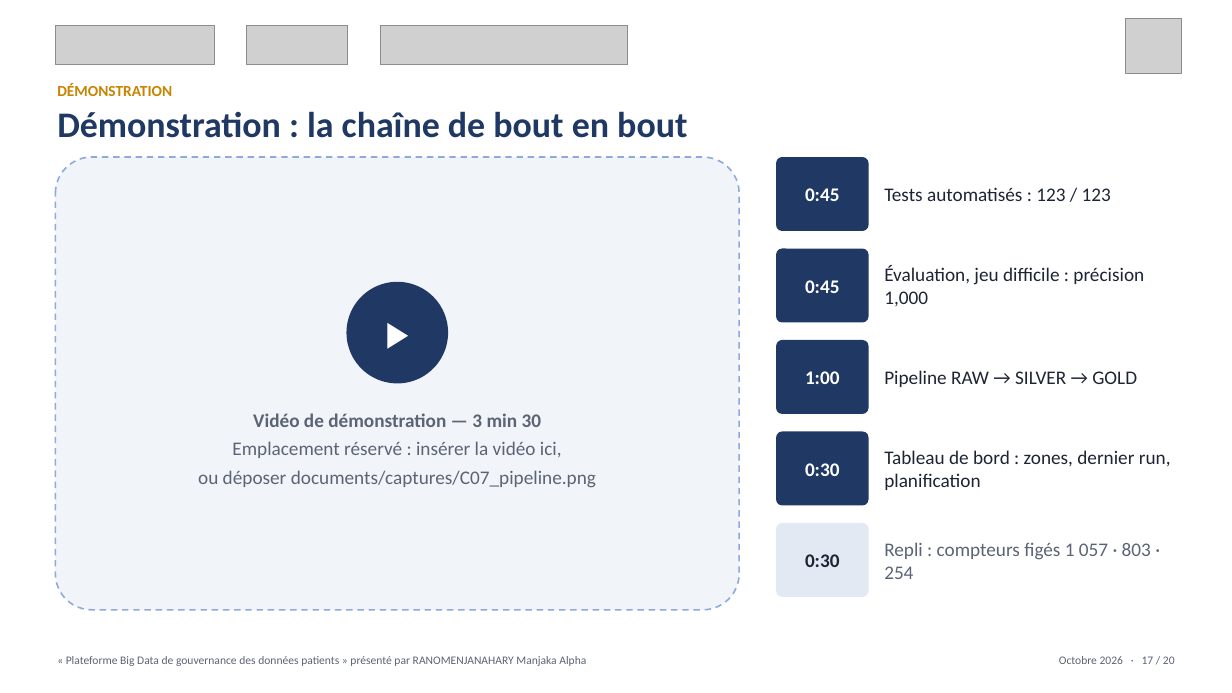
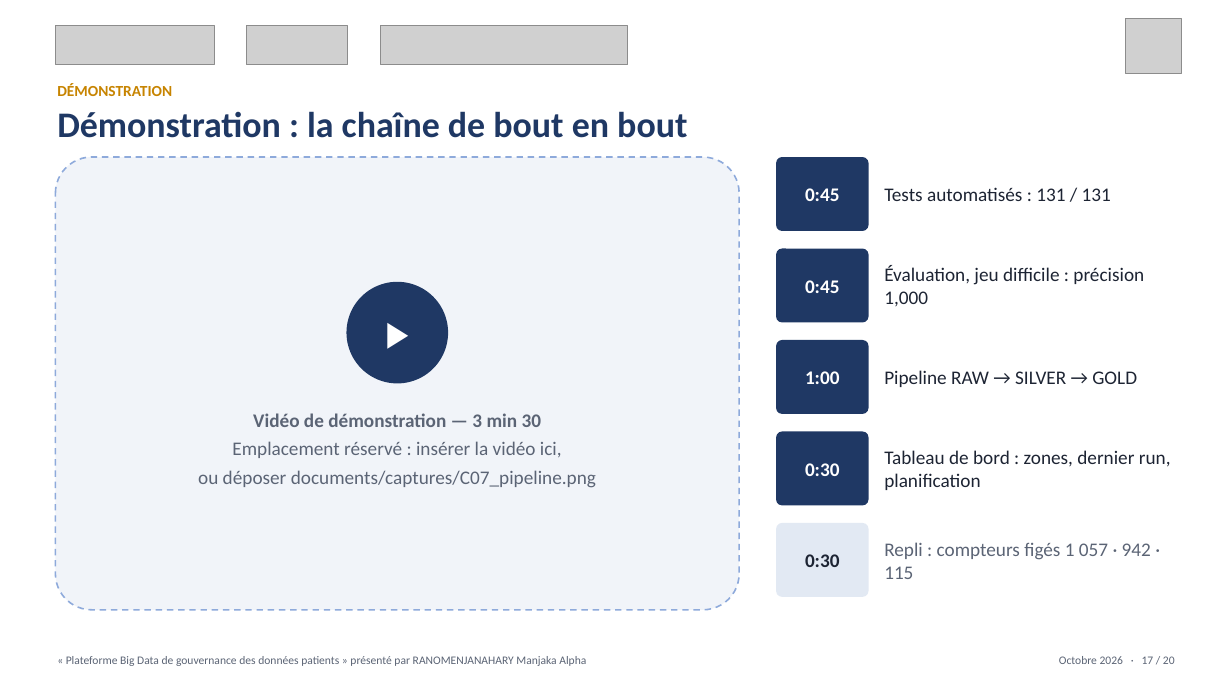
Before and after one commit to Alphamanjaka/test-big-data, a slide deck: slide 17 of documents/slide_soutenance/Soutenance_M2_MBDS_RANOMENJANAHARY.pptx. Drawn at 1232x693 pixels with LibreOffice and Linux fonts; fonts in the diff are those of the drawing; grey boxes stand for pictures. Boxes give left, top, right and bottom in pixels: in the first picture for what was removed or moved away, otherwise in the second. Text is boxed around its words. In the diff, an @@ line names an element or a change of style, - is before the commit and + after.

```diff
--- a/documents/slide_soutenance/Soutenance_M2_MBDS_RANOMENJANAHARY.pptx
+++ b/documents/slide_soutenance/Soutenance_M2_MBDS_RANOMENJANAHARY.pptx
@@ text at [884,187,1111,201]: text changed @@
-Tests automatisés : 123 / 123
+Tests automatisés : 131 / 131
@@ text at [884,542,1151,579]: text changed @@
-Repli : compteurs figés 1 057 · 803 · 254
+Repli : compteurs figés 1 057 · 942 · 115
```
Also in this commit, not shown: 4 other slides changed, 27 other files.
